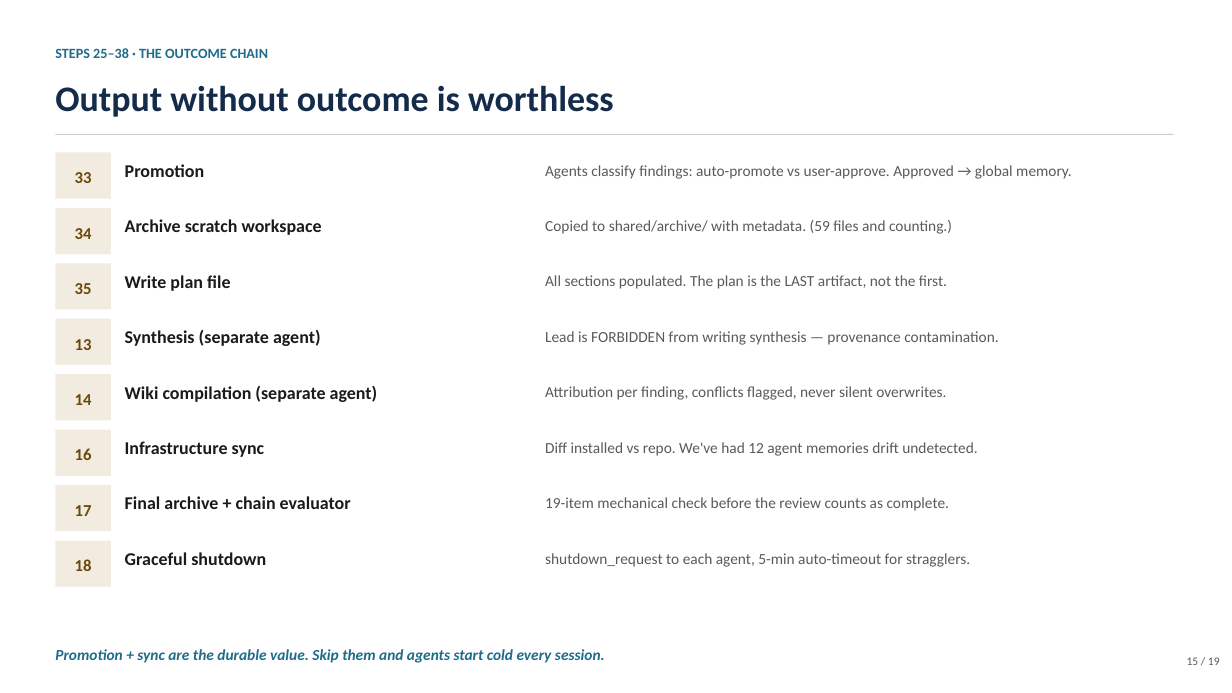
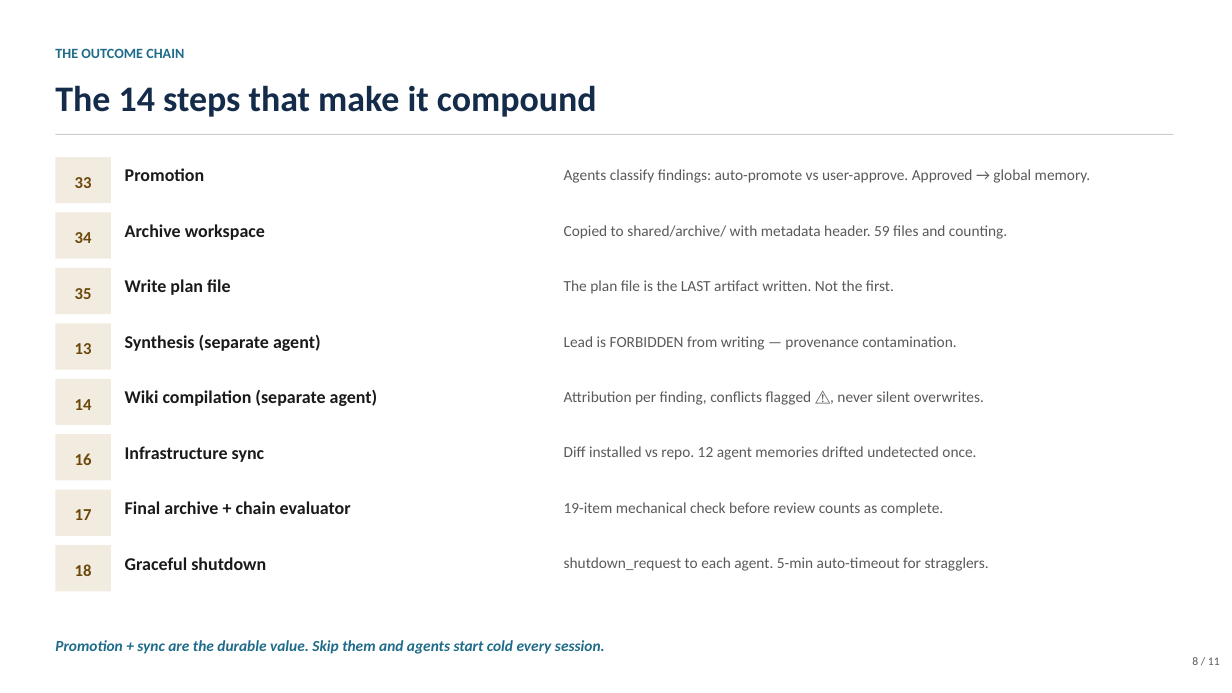
Before and after one commit to coloradored13/sigma-system-overview, a slide deck: slide 8 of sigma-system-demo.pptx (slide 15 before the commit). Drawn at 1232x693 pixels with LibreOffice and Linux fonts; fonts in the diff are those of the drawing. Boxes give left, top, right and bottom in pixels: in the first picture for what was removed or moved away, otherwise in the second. Text is boxed around its words. In the diff, an @@ line names an element or a change of style, - is before the commit and + after.

```diff
--- a/sigma-system-demo.pptx
+++ b/sigma-system-demo.pptx
@@ text at (55,48,184,58): text changed @@
-STEPS 25–38 · THE OUTCOME CHAIN
+THE OUTCOME CHAIN
@@ text at (55,85,597,117): text changed @@
-Output without outcome is worthless
+The 14 steps that make it compound
@@ text "Promotion": place and size @@
-text "Promotion" at (125,164,205,177)
+text "Promotion" at (125,168,205,181)
@@ text "Agents classify findings: auto-promote vs ...": place and size @@
-text "Agents classify findings: auto-promote vs ..." at (545,165,1072,179)
+text "Agents classify findings: auto-promote vs ..." at (564,169,1091,183)
@@ text at (125,224,265,240): text changed @@
-Archive scratch workspace
+Archive workspace
@@ text at (564,225,1007,239): text changed @@
-Copied to shared/archive/ with metadata. (59 files and counting.)
+Copied to shared/archive/ with metadata header. 59 files and counting.
@@ text "Write plan file": place and size @@
-text "Write plan file" at (125,275,230,291)
+text "Write plan file" at (125,279,230,295)
@@ text at (564,280,894,294): text changed @@
-All sections populated. The plan is the LAST artifact, not the first.
+The plan file is the LAST artifact written. Not the first.
@@ text "Synthesis (separate agent)": place and size @@
-text "Synthesis (separate agent)" at (125,330,321,346)
+text "Synthesis (separate agent)" at (125,335,321,351)
@@ text at (564,336,957,350): text changed @@
-Lead is FORBIDDEN from writing synthesis — provenance contamination.
+Lead is FORBIDDEN from writing — provenance contamination.
@@ text "Wiki compilation (separate agent)": place and size @@
-text "Wiki compilation (separate agent)" at (125,386,378,402)
+text "Wiki compilation (separate agent)" at (125,390,378,406)
@@ text at (564,391,984,405): text changed @@
-Attribution per finding, conflicts flagged, never silent overwrites.
+Attribution per finding, conflicts flagged ⚠, never silent overwrites.
@@ text "Infrastructure sync": place and size @@
-text "Infrastructure sync" at (125,441,265,457)
+text "Infrastructure sync" at (125,446,265,462)
@@ text at (564,446,976,460): text changed @@
-Diff installed vs repo. We've had 12 agent memories drift undetected.
+Diff installed vs repo. 12 agent memories drifted undetected once.
@@ text "Final archive + chain evaluator": place and size @@
-text "Final archive + chain evaluator" at (125,496,351,509)
+text "Final archive + chain evaluator" at (125,501,351,514)
@@ text at (564,502,943,516): text changed @@
-19-item mechanical check before the review counts as complete.
+19-item mechanical check before review counts as complete.
@@ 8 texts, 8 rectangles: place and size @@
-8 texts, 8 rectangles at (55,152,111,587)
+8 texts, 8 rectangles at (55,157,111,592)
@@ text "Graceful shutdown": place and size @@
-text "Graceful shutdown" at (125,552,266,565)
+text "Graceful shutdown" at (125,557,266,570)
@@ text at (564,557,989,571): text changed @@
-shutdown_request to each agent, 5-min auto-timeout for stragglers.
+shutdown_request to each agent. 5-min auto-timeout for stragglers.
@@ text "Promotion + sync are the ...": place and size @@
-text "Promotion + sync are the ..." at (55,649,605,663)
+text "Promotion + sync are the ..." at (55,640,605,654)
@@ text at (1192,657,1220,665): text changed @@
-15 / 19
+8 / 11
```
Also in this commit, not shown: 7 other slides changed, 2 slides added, 10 slides removed.
